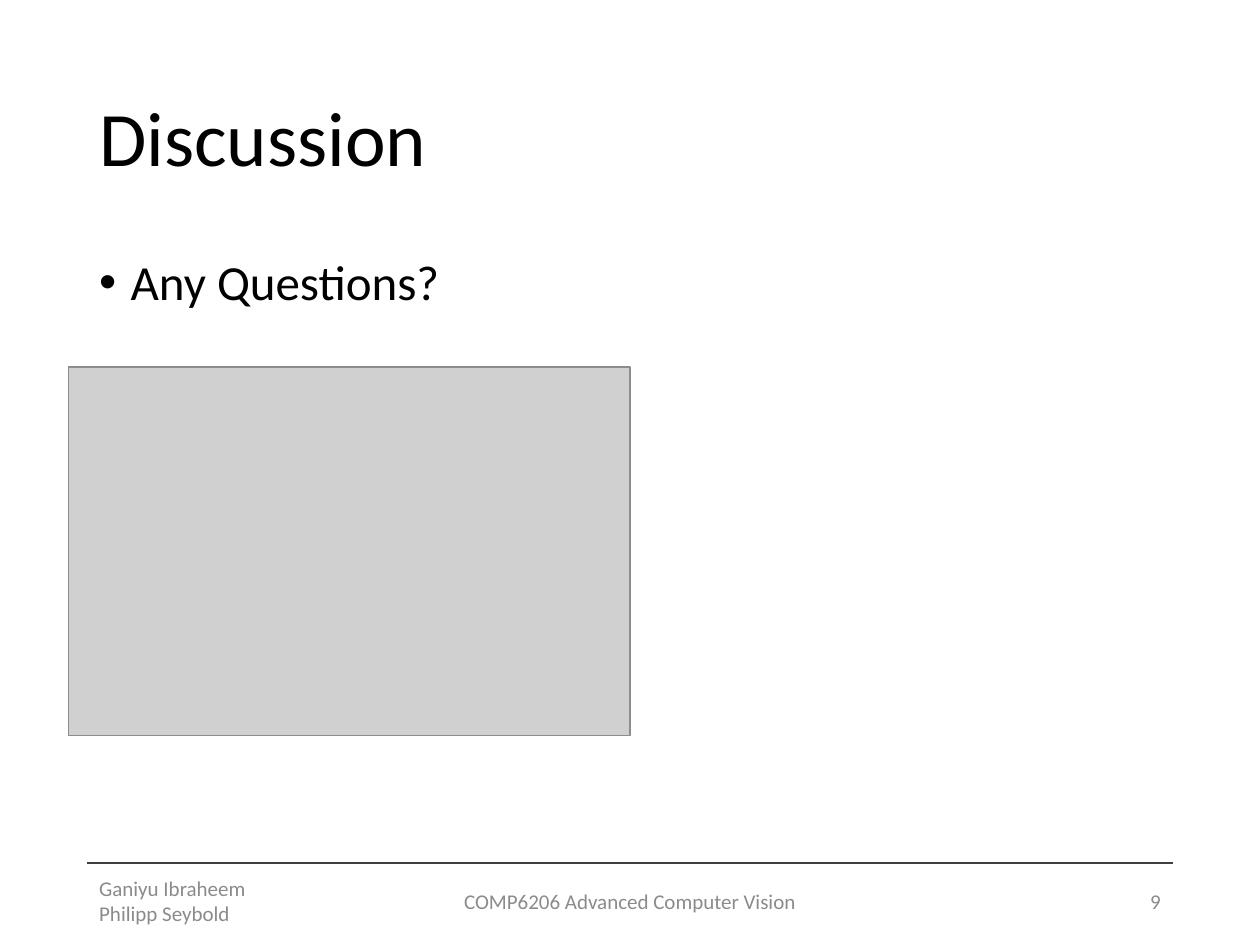
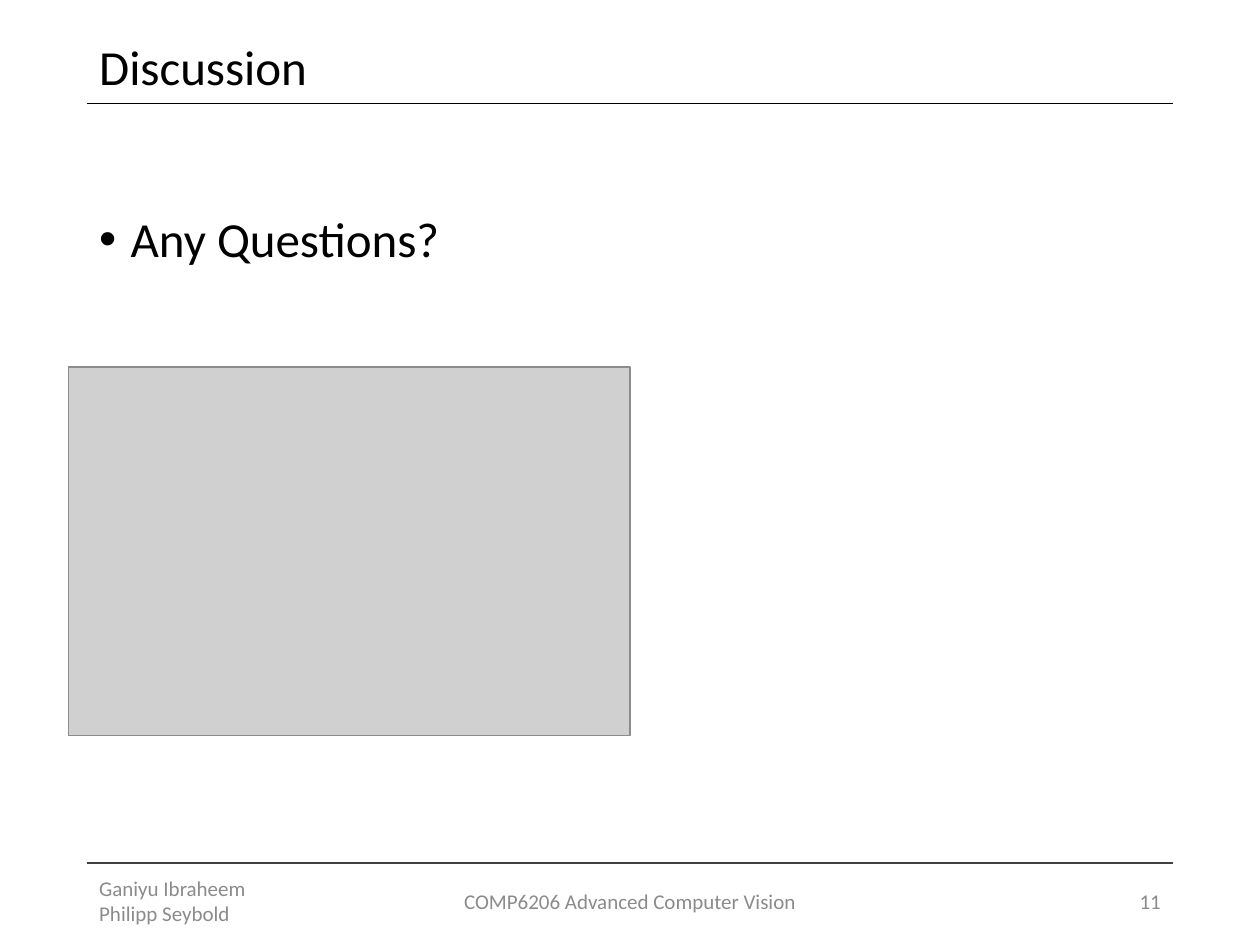
Before and after one commit to Lxrd-AJ/ForceFieldTransforms, a slide deck: slide 11 of Force Field Transformation.pptx (slide 9 before the commit). Drawn at 1260x945 pixels with LibreOffice and Linux fonts; fonts in the diff are those of the drawing; grey boxes stand for pictures. Boxes give left, top, right and bottom in pixels: in the first picture for what was removed or moved away, otherwise in the second. Text is boxed around its words. In the diff, an @@ line names an element or a change of style, - is before the commit and + after.

```diff
--- a/Force Field Transformation.pptx
+++ b/Force Field Transformation.pptx
@@ title "Discussion": place and size @@
-title "Discussion" at <box>99,113,426,167</box>
+title "Discussion" at <box>99,51,307,86</box>
@@ title "Discussion" at <box>99,51,307,86</box>: size 44 to 28 pt @@
@@ line added from (87, 103) to (1173, 103), #000000 1 pt @@
@@ text "Any Questions?": place and size @@
-text "Any Questions?" at <box>131,266,439,308</box>
+text "Any Questions?" at <box>131,223,439,265</box>
@@ text "Any Questions?" at <box>131,223,439,265</box>: more space between paragraphs @@
@@ page number at <box>1140,895,1161,909</box>: text changed @@
-9
+11
```
Also in this commit, not shown: 9 other slides changed, 2 slides added.
